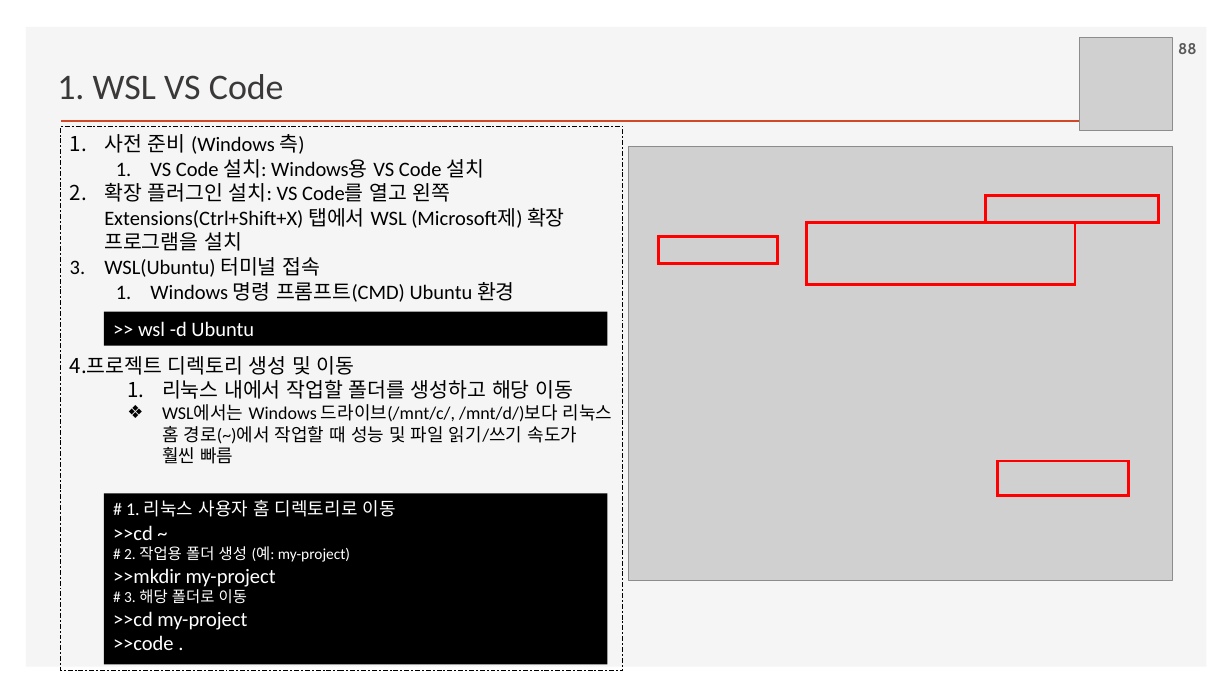
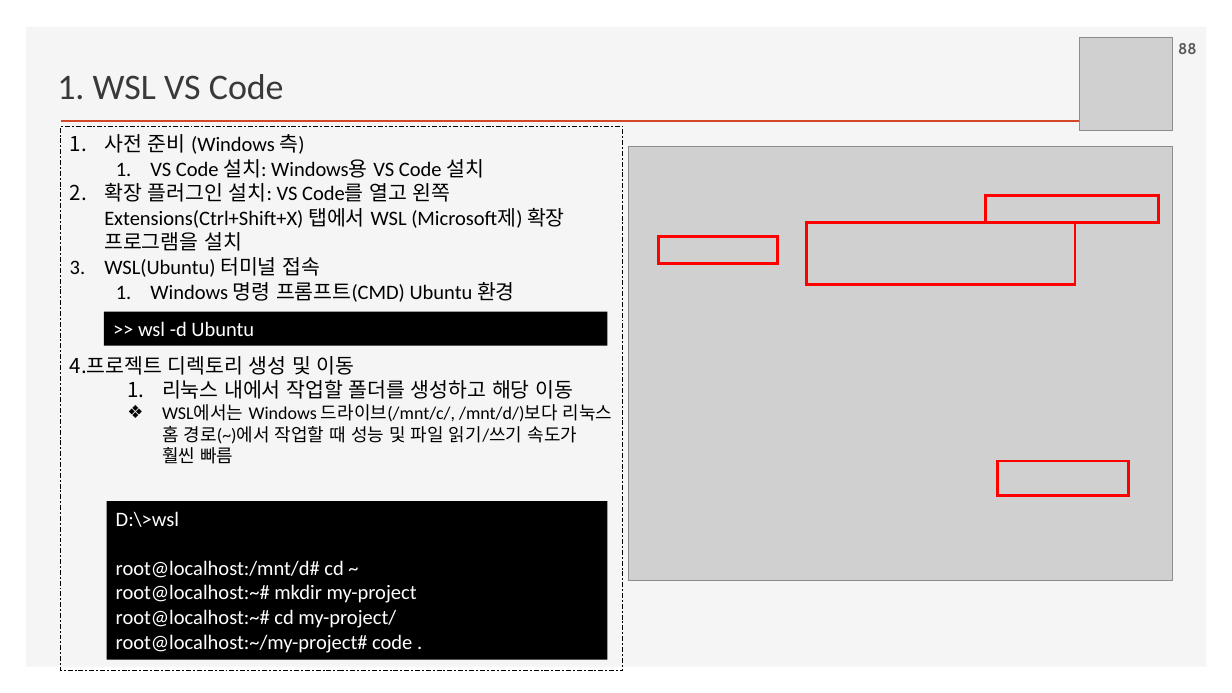
Before and after one commit to ancestor9/2026_Fall_AI-Workflow, a slide deck: slide 88 of PPTs/00_App Deployment.pptx. Drawn at 1232x693 pixels with LibreOffice and Linux fonts; fonts in the diff are those of the drawing; grey boxes stand for pictures; background and template pictures are left out. Boxes give left, top, right and bottom in pixels: in the first picture for what was removed or moved away, otherwise in the second. Text is boxed around its words. In the diff, an @@ line names an element or a change of style, - is before the commit and + after.

```diff
--- a/PPTs/00_App Deployment.pptx
+++ b/PPTs/00_App Deployment.pptx
@@ rectangle "D:\>wsl": place and size @@
-rectangle "D:\>wsl" at bbox=[104, 494, 607, 665]
+rectangle "D:\>wsl" at bbox=[106, 501, 607, 660]
@@ text in rectangle at bbox=[116, 511, 417, 653]: text changed @@
-# 1. 리눅스 사용자 홈 디렉토리로 이동
->>cd ~
-# 2. 작업용 폴더 생성 (예: my-project)
->>mkdir my-project
-# 3. 해당 폴더로 이동
->>cd my-project
->>code .
+D:\>wsl
+root@localhost:/mnt/d# cd ~
+root@localhost:~# mkdir my-project
+root@localhost:~# cd my-project/
+root@localhost:~/my-project# code .
```
